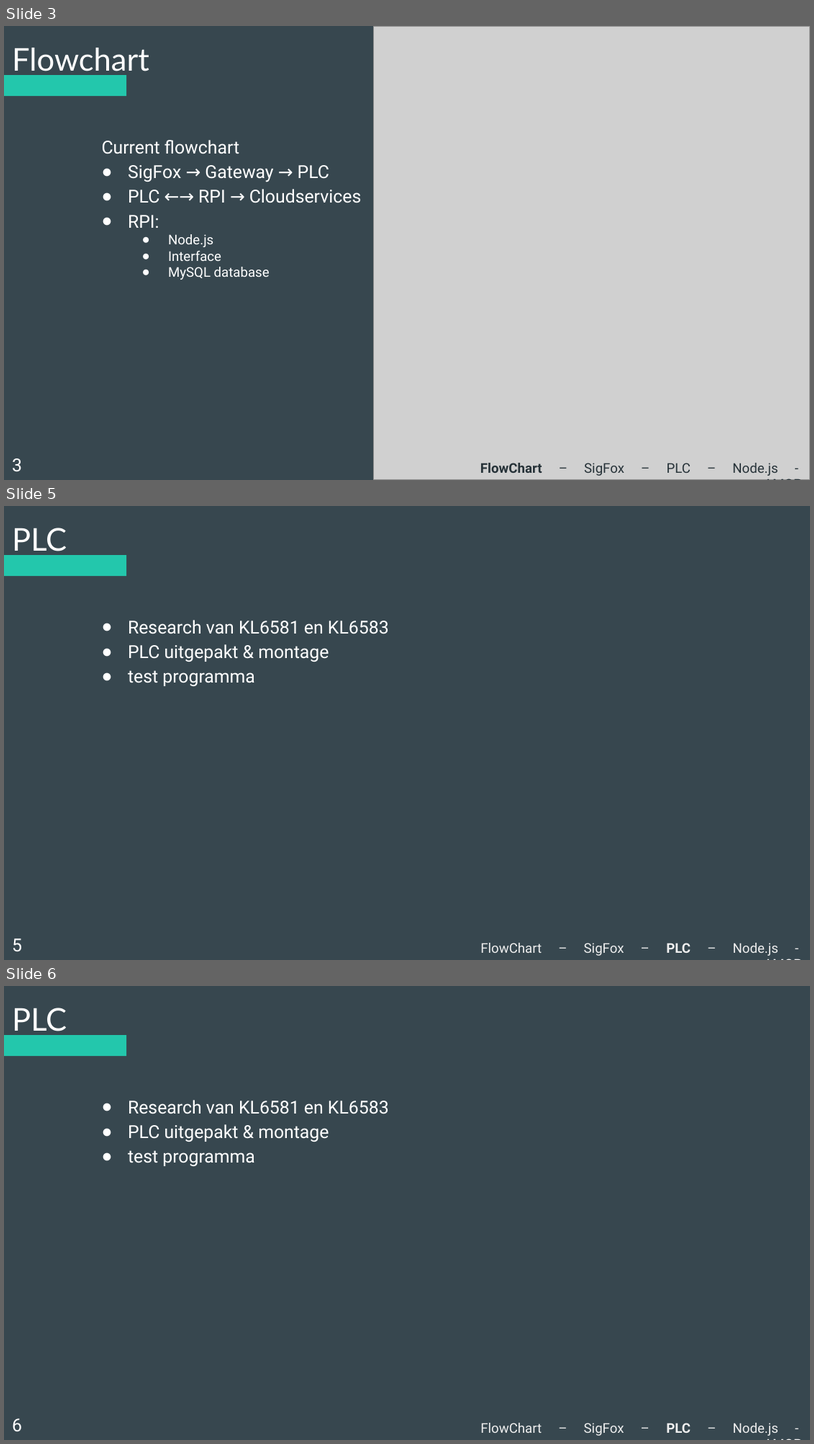
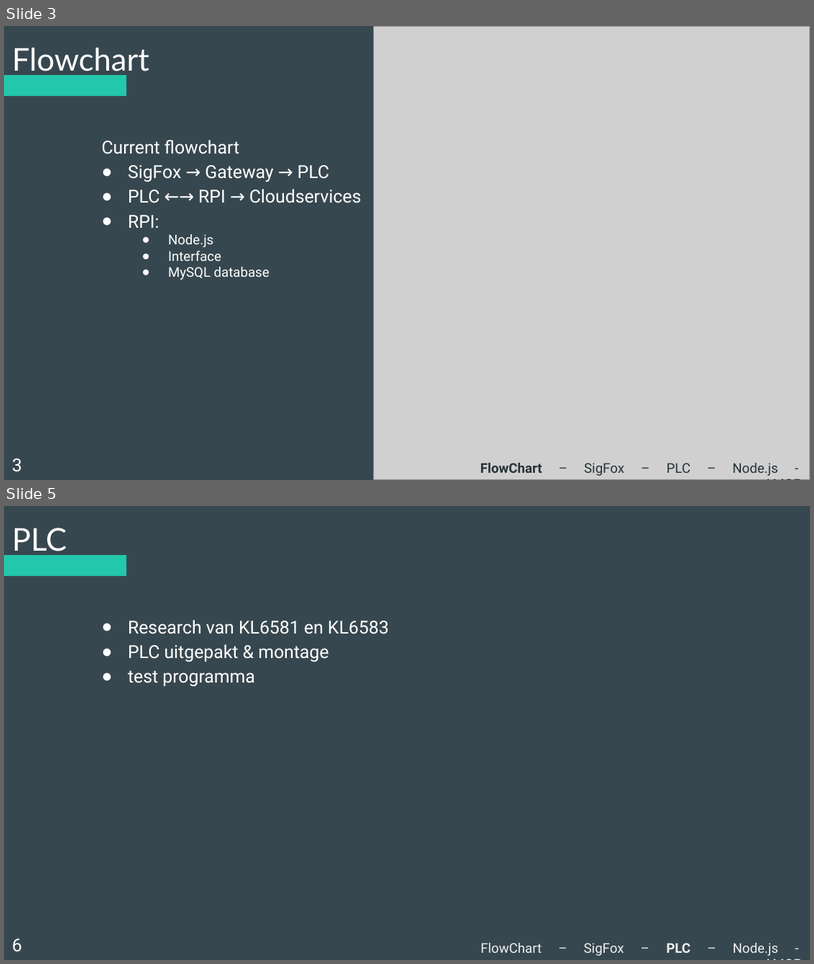
Before and after one commit to Koffiejoe/IA-EnOcean, a slide deck: Presentaties/2Wekelijkse PowerPoint/nieuweppt.pptx. Shown one above the other, each under a label of ours: slides 3, 5 and 6 before the commit, slides 3 and 5 after it; the slides between them are not shown. The pictures are 814x1444 and 814x964 pixels, drawn with LibreOffice and Linux fonts; fonts in the diff are those of the drawing; grey boxes stand for pictures. Boxes give left, top, right and bottom in pixels: in the first picture for what was removed or moved away, otherwise in the second. Text is boxed around its words. In the diff, an @@ line names an element or a change of style, - is before the commit and + after.

```diff
--- a/Presentaties/2Wekelijkse PowerPoint/nieuweppt.pptx
+++ b/Presentaties/2Wekelijkse PowerPoint/nieuweppt.pptx
@@ slide 5 removed at [4,506,810,960], background #37474F; not listed: 1 template element that a slide beside it also shows @@
@@ title removed at [12,528,67,557] @@
-PLC
@@ subtitle removed at [128,620,389,686] @@
-● Research van KL6581 en KL6583
-● PLC uitgepakt & montage
-● test programma
@@ text removed at [12,938,22,952] @@
-5
@@ text removed at [481,942,779,955] @@
-FlowChart – SigFox – PLC – Node.js - AMQP
@@ what was slide 6 is now slide 5 @@
```
Also in this commit, not shown: 1 slide changed.
